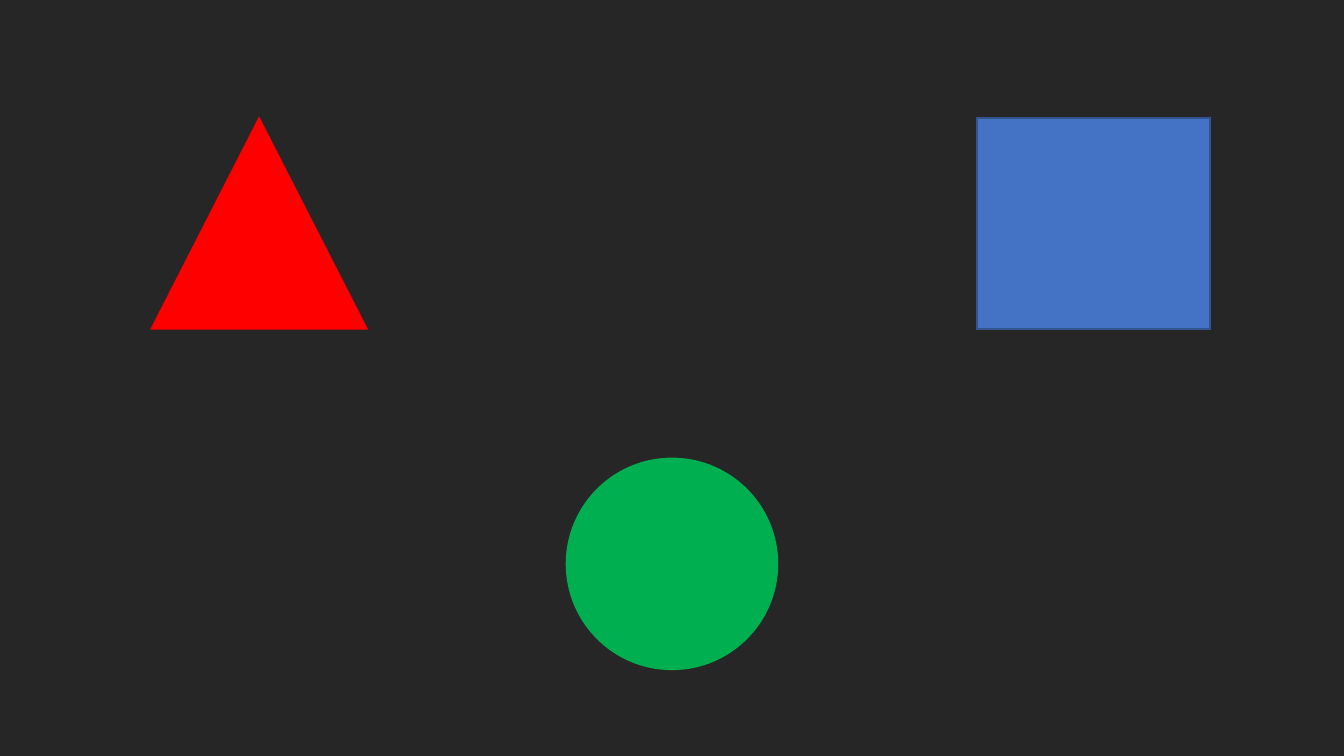
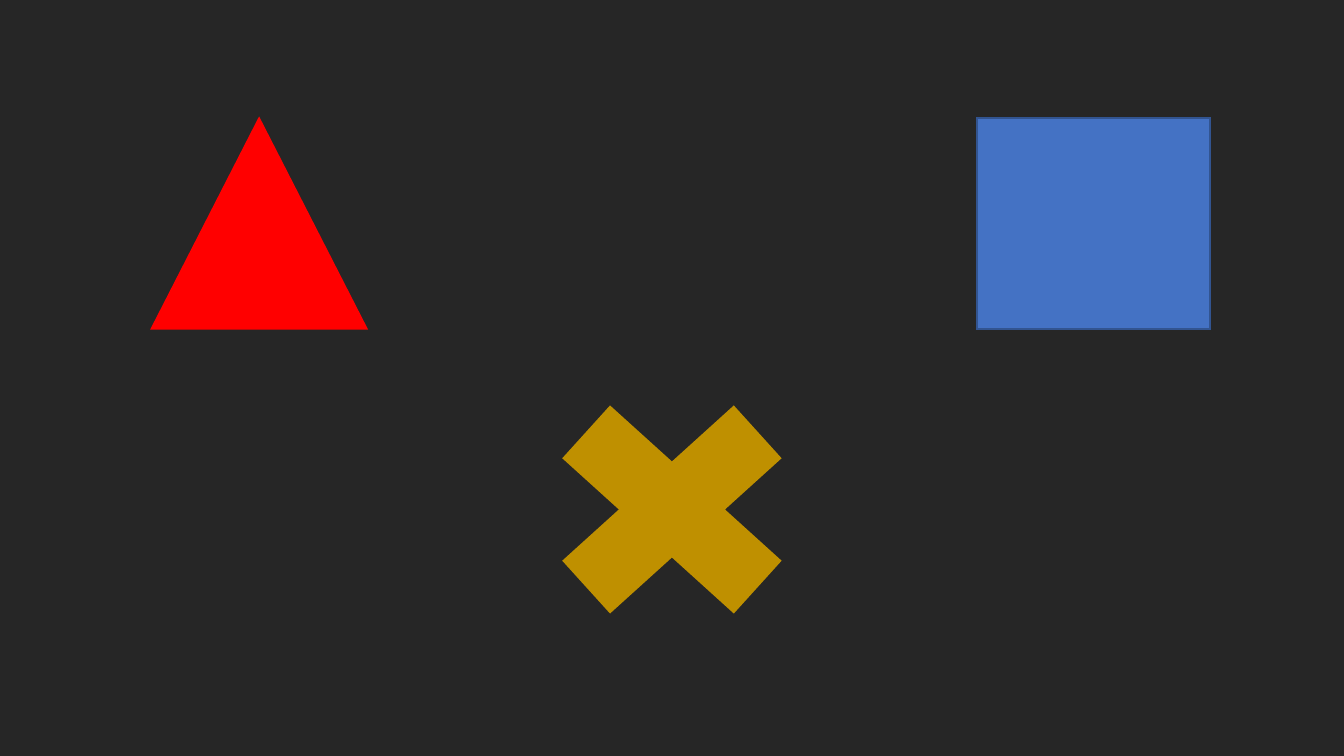
Before and after one commit to liranGur/gTec4ALS-Team-15, a slide deck: slide 1 of P300/TriggersBank/visual tirggers.pptx. Drawn at 1344x756 pixels with LibreOffice and Linux fonts; fonts in the diff are those of the drawing. Boxes give left, top, right and bottom in pixels: in the first picture for what was removed or moved away, otherwise in the second. Text is boxed around its words. In the diff, an @@ line names an element or a change of style, - is before the commit and + after.

```diff
--- a/P300/TriggersBank/visual tirggers.pptx
+++ b/P300/TriggersBank/visual tirggers.pptx
@@ cross added at [508,361,837,658], fill #BF9000, outline #BF9000 1 pt @@
@@ ellipse removed at [567,459,777,669] @@
```
Also in this commit, not shown: 3 slides added, 3 slides removed, 6 other files.
